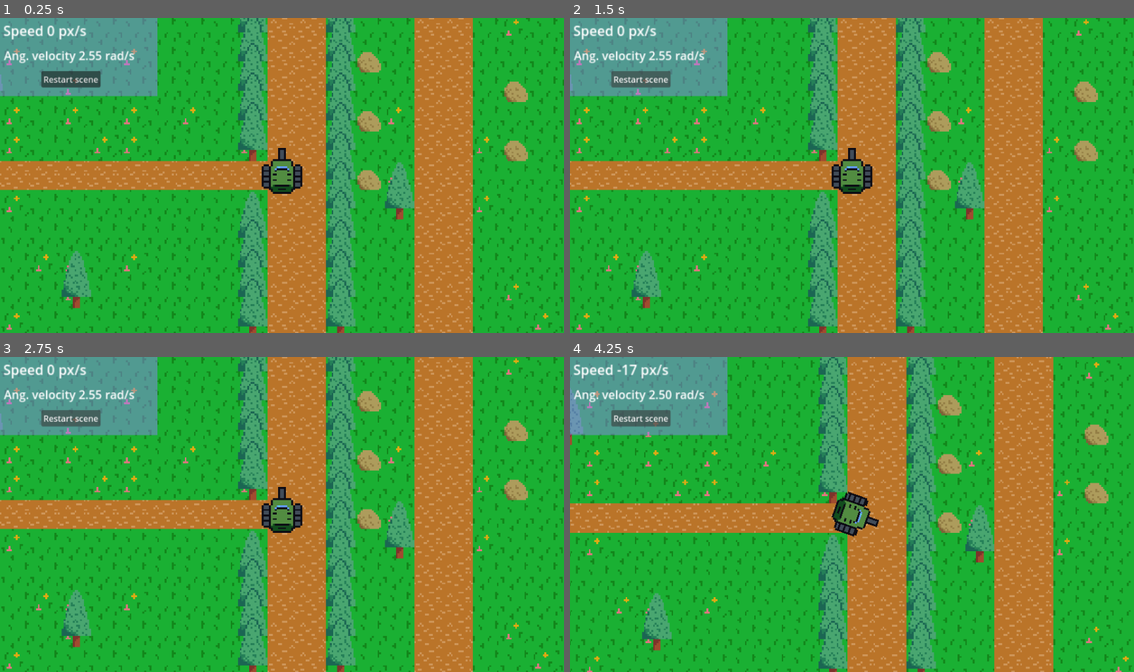
Above: before the commit, frames 1-4 (two rows, left to right).
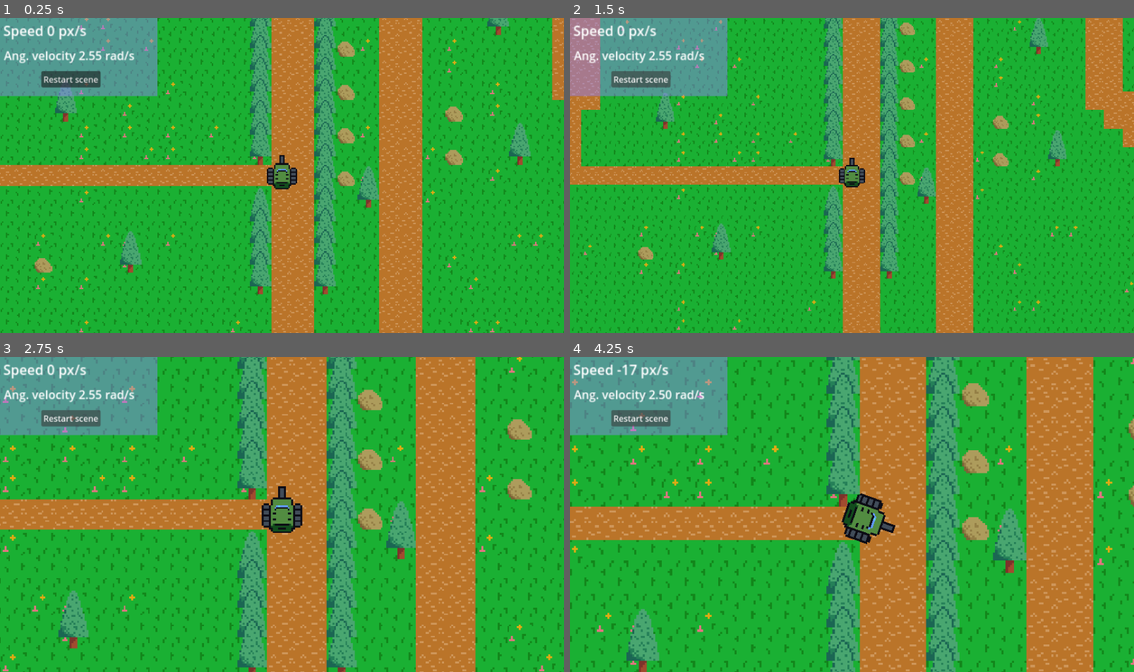
Above: after the commit, the same moments.

Repository: Hirosam1/tank_game
Game: Godot game, scene res://scenes/maps/debug_map.tscn
Two runs of this game, one before a commit and one after it. Both use one fixed random seed, a clock stepped at 60 frames per second and the inputs below. The project has no main scene, so this scene is started directly.
Inputs:
- Up to frame 1 (0.25 s): no input
- Up to frame 2 (1.5 s): click "Restart scene" at 0.5 s; click "Restart scene" at 1.25 s
- Up to frame 3 (2.75 s): click "Restart scene" at 2 s
- Up to frame 4 (4.25 s): hold D (player_mov_right) 2.78-3.53 s; hold Space (fire) 2.78-3.53 s; hold S (player_mov_down) from 3.53 s (still down); tap Space (fire) at 3.6 s

The runs differ from the first frame. In frame 1, 41% of the frame differs, in the area x 0-100%, y 0-100%; in frame 2, 46%; in frame 3, 17%; in frame 4, 42%.

Commit message:
Added better camera follow

Diff:
--- a/project.godot
+++ b/project.godot
@@ -13,6 +13,10 @@
 config/name="TankGame"
 config/features=PackedStringArray("4.2", "Forward Plus")
 config/icon="res://sprites/icon.svg"
+
+[autoload]
+
+GlobalSignals="*res://scripts/autoloads/global_signals.gd"
 
 [display]
 
--- a/scenes/assets/shoot_target.tscn
+++ b/scenes/assets/shoot_target.tscn
@@ -33,6 +33,30 @@
 "update": 1,
 "values": [false]
 }
+tracks/2/type = "value"
+tracks/2/imported = false
+tracks/2/enabled = true
+tracks/2/path = NodePath("Health/Hurtbox/CollisionShape2D:disabled")
+tracks/2/interp = 1
+tracks/2/loop_wrap = true
+tracks/2/keys = {
+"times": PackedFloat32Array(0),
+"transitions": PackedFloat32Array(1),
+"update": 1,
+"values": [false]
+}
+tracks/3/type = "value"
+tracks/3/imported = false
+tracks/3/enabled = true
+tracks/3/path = NodePath("ObjectSprite:visible")
+tracks/3/interp = 1
+tracks/3/loop_wrap = true
+tracks/3/keys = {
+"times": PackedFloat32Array(0),
+"transitions": PackedFloat32Array(1),
+"update": 1,
+"values": [true]
+}
 
 [sub_resource type="AnimationLibrary" id="AnimationLibrary_jb7mn"]
 _data = {
@@ -84,6 +108,18 @@
 tracks/3/interp = 1
 tracks/3/loop_wrap = true
 tracks/3/keys = {
+"times": PackedFloat32Array(0),
+"transitions": PackedFloat32Array(1),
+"update": 1,
+"values": [false]
+}
+tracks/4/type = "value"
+tracks/4/imported = false
+tracks/4/enabled = true
+tracks/4/path = NodePath("Health/Hurtbox/CollisionShape2D:disabled")
+tracks/4/interp = 1
+tracks/4/loop_wrap = true
+tracks/4/keys = {
 "times": PackedFloat32Array(0),
 "transitions": PackedFloat32Array(1),
 "update": 1,
@@ -141,6 +177,18 @@
 "update": 1,
 "values": [true]
 }
+tracks/4/type = "value"
+tracks/4/imported = false
+tracks/4/enabled = true
+tracks/4/path = NodePath("Health/Hurtbox/CollisionShape2D:disabled")
+tracks/4/interp = 1
+tracks/4/loop_wrap = true
+tracks/4/keys = {
+"times": PackedFloat32Array(0.1),
+"transitions": PackedFloat32Array(1),
+"update": 1,
+"values": [true]
+}
 
 [sub_resource type="AnimationLibrary" id="AnimationLibrary_4wyrr"]
 _data = {
--- a/scenes/assets/tank_player.tscn
+++ b/scenes/assets/tank_player.tscn
@@ -7,6 +7,7 @@
 [ext_resource type="Texture2D" uid="uid://ihjvxxyeepx0" path="res://sprites/player_tank_sheet.png" id="4_vt4vl"]
 [ext_resource type="Script" path="res://scripts/health.gd" id="6_gylf2"]
 [ext_resource type="Script" path="res://scripts/hurtbox.gd" id="7_10h22"]
+[ext_resource type="Script" path="res://scripts/camera_target.gd" id="8_ldnyu"]
 
 [sub_resource type="CircleShape2D" id="CircleShape2D_domve"]
 radius = 9.0
@@ -173,5 +174,12 @@
 shape = SubResource("RectangleShape2D_vwfhu")
 debug_color = Color(0.839216, 0.207843, 0.168627, 0.419608)
 
+[node name="Camera2D" type="Camera2D" parent="."]
+script = ExtResource("8_ldnyu")
+max_zoom = 3.25
+min_zoom = 1.25
+camera_max_offset = 210
+camera_time_to_reach_pos = 0.4
+
 [connection signal="health_depleted" from="Health" to="." method="_on_health_health_depleted"]
 [connection signal="health_depleted" from="Health" to="TankAnimation" method="_on_health_health_depleted"]
--- a/scenes/maps/debug_map.tscn
+++ b/scenes/maps/debug_map.tscn
@@ -1,8 +1,8 @@
 [gd_scene load_steps=9 format=3 uid="uid://cuv0eqnc48g81"]
 
 [ext_resource type="Texture2D" uid="uid://coahxyxvlestc" path="res://sprites/map1_tilemap.png" id="1_4kn1p"]
+[ext_resource type="Script" path="res://scripts/basic_scene.gd" id="1_gy7vq"]
 [ext_resource type="PackedScene" uid="uid://dhcf6ad46txkl" path="res://scenes/assets/tank_player.tscn" id="2_yqi7o"]
-[ext_resource type="Script" path="res://scripts/camera_follower.gd" id="3_gpccv"]
 [ext_resource type="PackedScene" uid="uid://cto6uew5e0ki3" path="res://scenes/assets/debug_ui.tscn" id="4_xs5t6"]
 [ext_resource type="PackedScene" uid="uid://cs506b8kfpcox" path="res://scenes/assets/shoot_target.tscn" id="5_rw584"]
 [ext_resource type="PackedScene" uid="uid://s3pysyl7fsky" path="res://scenes/assets/tank_ai.tscn" id="6_v2nmq"]
@@ -45,6 +45,7 @@
 
 [node name="Scene" type="Node2D"]
 y_sort_enabled = true
+script = ExtResource("1_gy7vq")
 
 [node name="TileMap" type="TileMap" parent="."]
 y_sort_enabled = true
@@ -64,12 +65,6 @@
 position = Vector2(-104, 280)
 rotation = 3.14159
 acceleration = 25.0
-
-[node name="Camera2D" type="Camera2D" parent="PlayerTank"]
-rotation = 3.14159
-zoom = Vector2(2.8, 2.8)
-script = ExtResource("3_gpccv")
-metadata/_edit_lock_ = true
 
 [node name="PlayerUi" parent="." instance=ExtResource("4_xs5t6")]
 player_node_path = NodePath("../PlayerTank")
@@ -99,6 +94,7 @@
 [node name="AITank" parent="." instance=ExtResource("6_v2nmq")]
 position = Vector2(-232, 56)
 
+[editable path="PlayerTank"]
 [editable path="ShootTargets/ShootTarget"]
 [editable path="ShootTargets/ShootTarget2"]
 [editable path="ShootTargets/ShootTarget3"]
--- a/scripts/Player/player_bullet_spawner.gd
+++ b/scripts/Player/player_bullet_spawner.gd
@@ -1,7 +1,9 @@
 extends Node2D
+
 ## Scene to the instanec of an bullet.
 @export
 var bullet_asset : PackedScene
+
 ## Delay, in secons, of between each fire.
 @export
 var shoot_delay = 1.0
--- a/scripts/Player/player_controll.gd
+++ b/scripts/Player/player_controll.gd
@@ -24,6 +24,7 @@
 var top_angular_vel = 2.5
 
 @onready var tank_animation := $TankAnimation
+@onready var tank_camera := $Camera2D
 var mov_vec = Vector2()
 var speed = 0.0
 
@@ -62,5 +63,8 @@
 	if(col):
 		speed = 0
 
+	tank_camera.update_camera_position(global_position,
+									   global_rotation,speed,delta)
+
 func _on_health_health_depleted():
 	pass # Replace with function body.
--- a/scripts/ai_conroll.gd
+++ b/scripts/ai_conroll.gd
@@ -43,6 +43,10 @@
 	var smooth_vel = smoothstep(0.0, 1.0, 1.0 - (abs(speed)/top_speed))
 	return lerp(min_angular_velocity,top_angular_vel, smooth_vel)
 
+## Must implement
+func _handle_physics():
+	pass
+
 func _physics_process(delta):
 	pass
 
--- /dev/null
+++ b/scripts/autoloads/global_signals.gd
@@ -0,0 +1,3 @@
+extends Node2D
+
+signal on_scene_ready
--- /dev/null
+++ b/scripts/basic_scene.gd
@@ -0,0 +1,4 @@
+extends Node2D
+
+func _ready():
+	GlobalSignals.on_scene_ready.emit()
--- a/scripts/camera_follower.gd
+++ b/scripts/camera_follower.gd
@@ -1 +1,54 @@
 extends Camera2D
+
+## Target to follow, need to have the speed property working
+## correctly.
+@export
+var moving_target := NodePath()
+
+## Maximum camera zoom, when the car is stoped
+@export_range(0.25,4,0.25)
+var max_zoom := 2.75
+
+## Minimum zoom, if the car can reach speed ratio or more.
+@export_range(0.25,4,0.25)
+var min_zoom := 1.75
+
+## Commum ratio for speed
+@export
+var speed_ratio = 300
+
+## How much ofsset from the center in pixel the camera should move.
+@export
+var camera_max_offset := 100
+
+## Time in seconds, that is expected the camera to reach its
+## calculated position, smaller values makes the camera move faster.
+@export
+var camera_time_to_reach_pos := 0.15
+
+var target_node: Node2D = null
+
+func calc_cam_params()->Array:
+	var target_speed = target_node.speed
+	var target_direction = Vector2.DOWN.rotated(target_node.global_rotation)
+	var rat = target_speed/speed_ratio
+	var new_zoom = min((max_zoom - min_zoom)*(1.0-abs(rat)) + min_zoom, max_zoom)
+	var new_pos = target_node.global_position +\
+				  target_direction*(rat*camera_max_offset)
+	return [new_pos, Vector2(new_zoom,new_zoom)]
+
+func scene_ready():
+	target_node = get_node(moving_target)
+	global_position = target_node.global_position
+
+func _ready():
+	GlobalSignals.on_scene_ready.connect(scene_ready)
+
+func _process(delta):
+	var params := calc_cam_params()
+	var target_pos = params[0]
+	var target_zoom = params[1]
+	camera_time_to_reach_pos
+	var step := 1.0/camera_time_to_reach_pos
+	global_position = lerp(global_position, target_pos, step*delta)
+	zoom = lerp(zoom, target_zoom, step*delta)
--- /dev/null
+++ b/scripts/camera_target.gd
@@ -0,0 +1,36 @@
+extends Camera2D
+
+## Maximum camera zoom, when the car is stoped
+@export_range(0.25,4,0.25)
+var max_zoom := 2.75
+
+## Minimum zoom, if the car can reach speed ratio or more.
+@export_range(0.25,4,0.25)
+var min_zoom := 1.75
+
+## Commum ratio for speed
+@export
+var speed_ratio = 300
+
+## How much ofsset from the center in pixel the camera should move.
+@export
+var camera_max_offset := 100
+
+## Time in seconds, that is expected the camera to reach its
+## calculated position, smaller values makes the camera move faster.
+@export
+var camera_time_to_reach_pos := 0.15
+
+func update_camera_position(t_global_position:Vector2,\
+							t_global_rotation:float,\
+							speed:float, delta:float):
+	var target_speed = speed
+	var target_direction = Vector2.DOWN.rotated(t_global_rotation)
+	var rat = target_speed/speed_ratio
+	var new_zoom = min((max_zoom - min_zoom)*(1.0-abs(rat)) + min_zoom, max_zoom)
+	var target_pos = t_global_position +\
+				  target_direction*(rat*camera_max_offset)
+	var step := 1.0/camera_time_to_reach_pos
+	target_pos =  lerp(global_position, target_pos, step*delta)
+	global_position = target_pos
+	zoom = lerp(zoom, Vector2(new_zoom,new_zoom), step*delta)
Not shown: 1 places in scenes/assets/tank_player.tscn that only renumber resources
